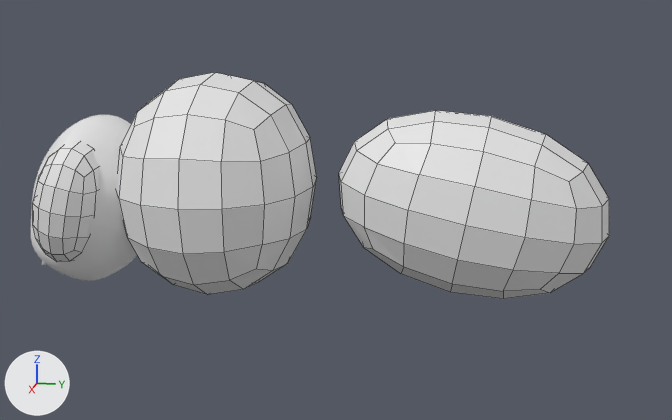
One commit to the Blender file 테스트용 3D모델/블렌더 파일/monster_bee.blend: the scene before it, then after it.
The view is the same before and after, from a camera (50 mm lens) standing at (5.02, 1.29, 1.58) and looking at (-0.01, 0.28, 0.33). Lighting does not change. The marker at lower left points along +X, +Y and +Z. The picture after the commit comes second. Mesh edges are drawn as thin lines on the coarser meshes.
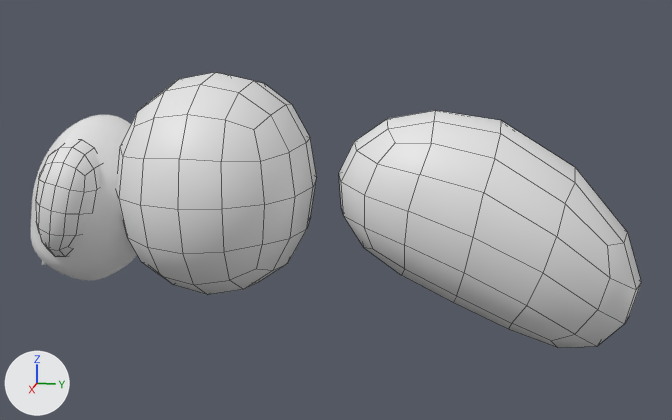
The change, as a diff of the scene's bpy script:
```diff
--- a/테스트용 3D모델/블렌더 파일/monster_bee.blend.py
+++ b/테스트용 3D모델/블렌더 파일/monster_bee.blend.py
@@ me_cube @@
 # used by ob_cube_003; location = (0.265, -1.179, 0.37); rotation_euler = (-0.221, 0.0222, -0.017), in degrees (-13, 1.3, -1); scale = (0.305, 0.236, 0.43)
-me_cube.from_pydata(...)  # 8 vertices, 6 faces; spans x -1.0..1.0, y -1.0..1.0, z -1.0..1.0
+me_cube.from_pydata(...)  # 98 vertices, 96 faces; spans x 0.01..0.52, y -1.37..-0.96, z 0.05..0.73
+# me_cube part 1: the whole mesh is rebuilt
+# me_cube part 2: the surface is now shaded smooth
@@ me_cube_002 @@
 me_cube_002.from_pydata(...)  # 98 vertices, 96 faces; spans x -0.84..0.84, y -0.84..0.84, z -0.84..0.84
 # used by ob_cube_001; location = (0.0, -0.399, 0.457); scale = (0.786, 0.66, 0.753)
+# me_cube_002 part 3: all faces are now shaded smooth (96 of 96 changed)
@@ me_cube_003 @@
 # used by ob_cube_002; location = (0.0, 1.041, 0.4); rotation_euler = (-0.189, 0.0, 0.0), in degrees (-11, 0, 0); scale = (0.572, 0.895, 0.587)
-me_cube_003.from_pydata(...)  # 98 vertices, 96 faces; spans x -0.84..0.84, y -0.84..0.84, z -0.84..0.84
+me_cube_003.from_pydata(...)  # 98 vertices, 96 faces; spans x -0.84..0.84, y -0.84..1.09, z -1.11..0.82
+# me_cube_003 part 4: 63 of 98 vertices moved; they spanned x -0.84..0.84, y -0.32..0.84, z -0.84..0.84 and now span x -0.84..0.84, y -0.31..1.09, z -1.11..0.82; mean shift (0.0, 0.14, -0.31); largest move (0.0, 0.78, 0.33) -> (0.0, 1.09, -0.36)
+# me_cube_003 part 5: all faces are now shaded smooth (96 of 96 changed)
@@ ob_cube_003 @@
 ob_cube_003 = bpy.data.objects.new('Cube.003', me_cube)
-ob_cube_003.location = (0.265, -1.179, 0.37)
-ob_cube_003.rotation_euler = (-0.221, 0.0222, -0.017)  # degrees (-13, 1.3, -1)
-ob_cube_003.scale = (0.305, 0.236, 0.43)
-_m = ob_cube_003.modifiers.new('Subdivision', 'SUBSURF')
-_m.levels = 2
+ob_cube_003.location = (0.0, 0.0, 0.0)
+_m = ob_cube_003.modifiers.new('Mirror', 'MIRROR')
```

Boxes [x1, y1, x2, y2] around the edits, measured in the pictures (672 x 420 px; the box of a moved part takes in the faces that stretch with it):
'Cube.002', reshaped (12% wider, 26% taller)
    before: [339, 110, 609, 299]
    after: [339, 110, 641, 348]
'Cube.003', reshaped, moved, modifiers changed, turned, rescaled
    before: [33, 143, 99, 262]
    after: [36, 141, 100, 257]
part 1 of me_cube, reshaped
    before: [33, 143, 99, 262]
    after: [36, 141, 100, 257]
part 3 of me_cube_002, shading changed
    both: [118, 101, 285, 285]
part 4 of me_cube_003, moved or reshaped
    before: [364, 110, 609, 299]
    after: [364, 110, 641, 348]
part 5 of me_cube_003, shading changed
    before: [341, 111, 609, 299]
    after: [341, 111, 641, 348]
